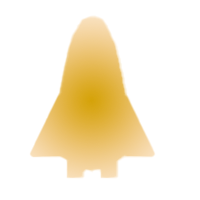
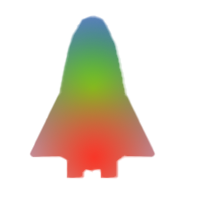
Before/after of a 200×200 layered artwork. What changed in the layer stack:
added layer "Gradient Fill 1 copy 2" in group "Group 3" over (x1=29, y1=15, x2=156, y2=179)
added layer "Gradient Fill 1 copy" (2nd of 2, in "Group 3") in group "Group 3" over (x1=29, y1=15, x2=156, y2=179)
added layer "Gradient Fill 1" (2nd of 2, in "Group 3") in group "Group 3" over (x1=29, y1=15, x2=156, y2=179)
hid "Gradient Fill 2", painted on it over (x1=29, y1=15, x2=156, y2=179)
